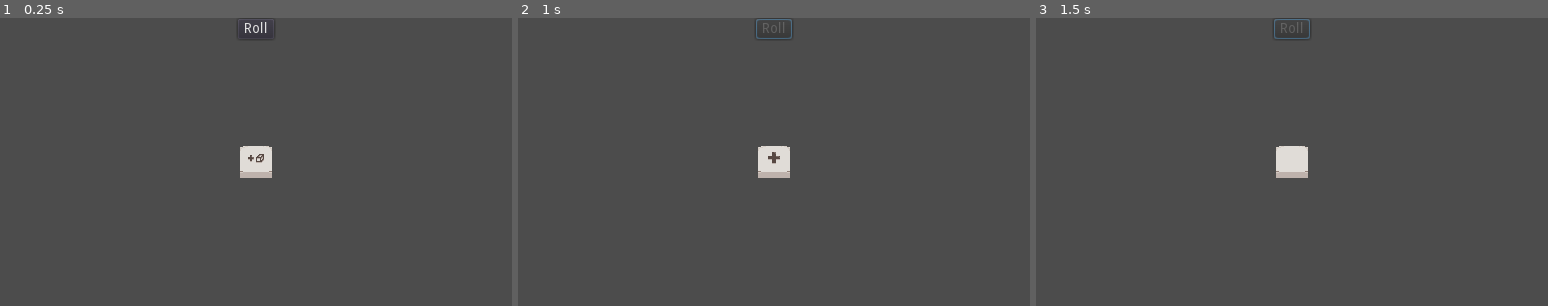
Above: before the commit, frames 1-3 (left to right).
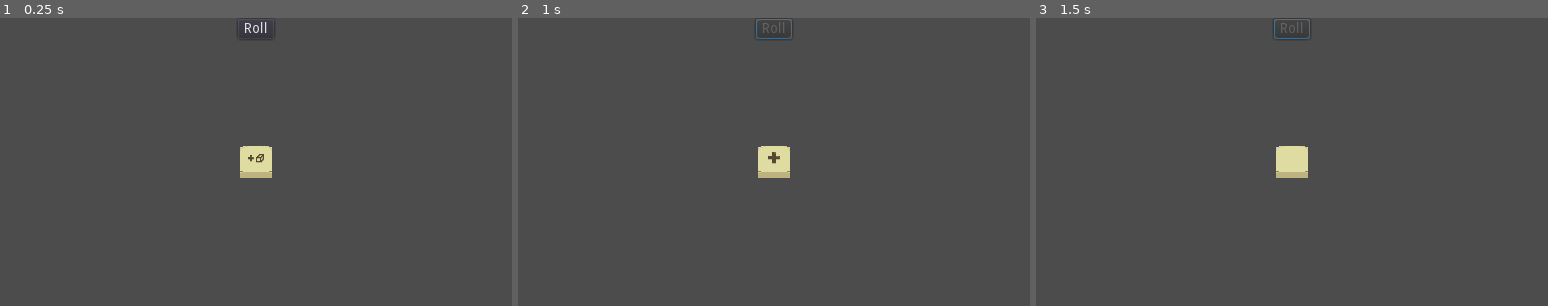
Above: after the commit, the same moments.

Repository: aprzn123/gmtk22
Game: Godot game, scene res://GameBoard.tscn
The game is run twice, just before and just after one commit, with the same random seed, the same clock (stepped at 60 frames per second) and the same inputs.
Inputs (mouse positions are in pixels of both pictures, inside the frame that each line leads up to):
- Up to frame 1 (0.25 s): no input
- Up to frame 2 (1 s): click "Roll" at 0.5 s
- Up to frame 3 (1.5 s): tap Enter at 1.25 s; move the mouse to (1404, 147) at 1.27 s

The runs differ from the first frame. In frame 1, 0.7% of the frame differs, in the area x 46-54%, y 44-56%; in frame 2, 0.6%; in frame 3, 0.7%.

Commit message:
saved a file

Diff:
--- a/GameBoard.tscn
+++ b/GameBoard.tscn
@@ -8,23 +8,6 @@
 [ext_resource path="res://DieFaces/AddDieFace.tres" type="Resource" id=6]
 [ext_resource path="res://Sprites/Special_Blank.png" type="Texture" id=7]
 [ext_resource path="res://DieSpreadPopup.gd" type="Script" id=8]
-
-[sub_resource type="Animation" id=1]
-resource_name = "Glow"
-length = 2.0
-loop = true
-tracks/0/type = "value"
-tracks/0/path = NodePath(".:modulate")
-tracks/0/interp = 1
-tracks/0/loop_wrap = true
-tracks/0/imported = false
-tracks/0/enabled = true
-tracks/0/keys = {
-"times": PoolRealArray( 0.1, 1, 2 ),
-"transitions": PoolRealArray( 1, 1, 1 ),
-"update": 0,
-"values": [ Color( 1, 1, 1, 1 ), Color( 0.984314, 1, 0.47451, 1 ), Color( 1, 1, 1, 1 ) ]
-}
 
 [node name="GameBoard" type="Node"]
 script = ExtResource( 2 )
@@ -47,13 +30,10 @@
 script = ExtResource( 4 )
 
 [node name="Die" parent="CenterContainer/Dice" instance=ExtResource( 1 )]
-modulate = Color( 0.999928, 1, 0.997591, 1 )
+modulate = Color( 0.99241, 1, 0.745744, 1 )
 margin_right = 32.0
 margin_bottom = 32.0
 faces = [ ExtResource( 6 ), ExtResource( 5 ), ExtResource( 3 ), ExtResource( 3 ), ExtResource( 3 ), ExtResource( 3 ) ]
-
-[node name="AnimationPlayer" type="AnimationPlayer" parent="CenterContainer/Dice/Die"]
-anims/Glow = SubResource( 1 )
 
 [node name="CanvasLayer" type="CanvasLayer" parent="."]
 
Not shown: 1 places in GameBoard.tscn that only renumber resources
